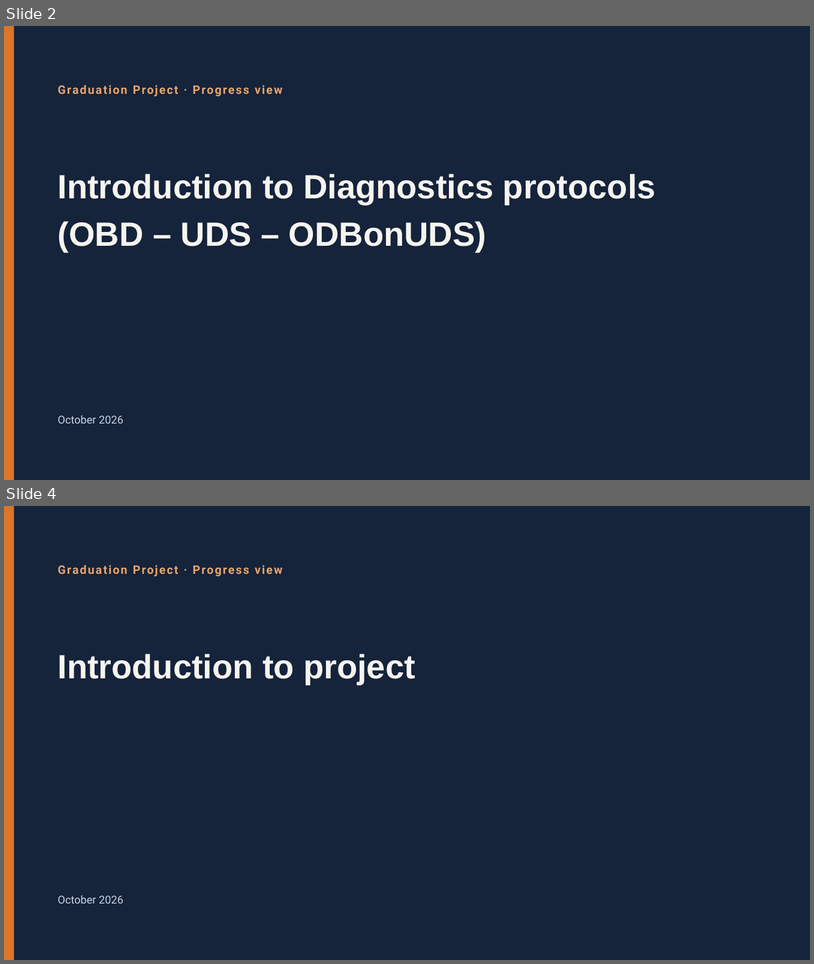
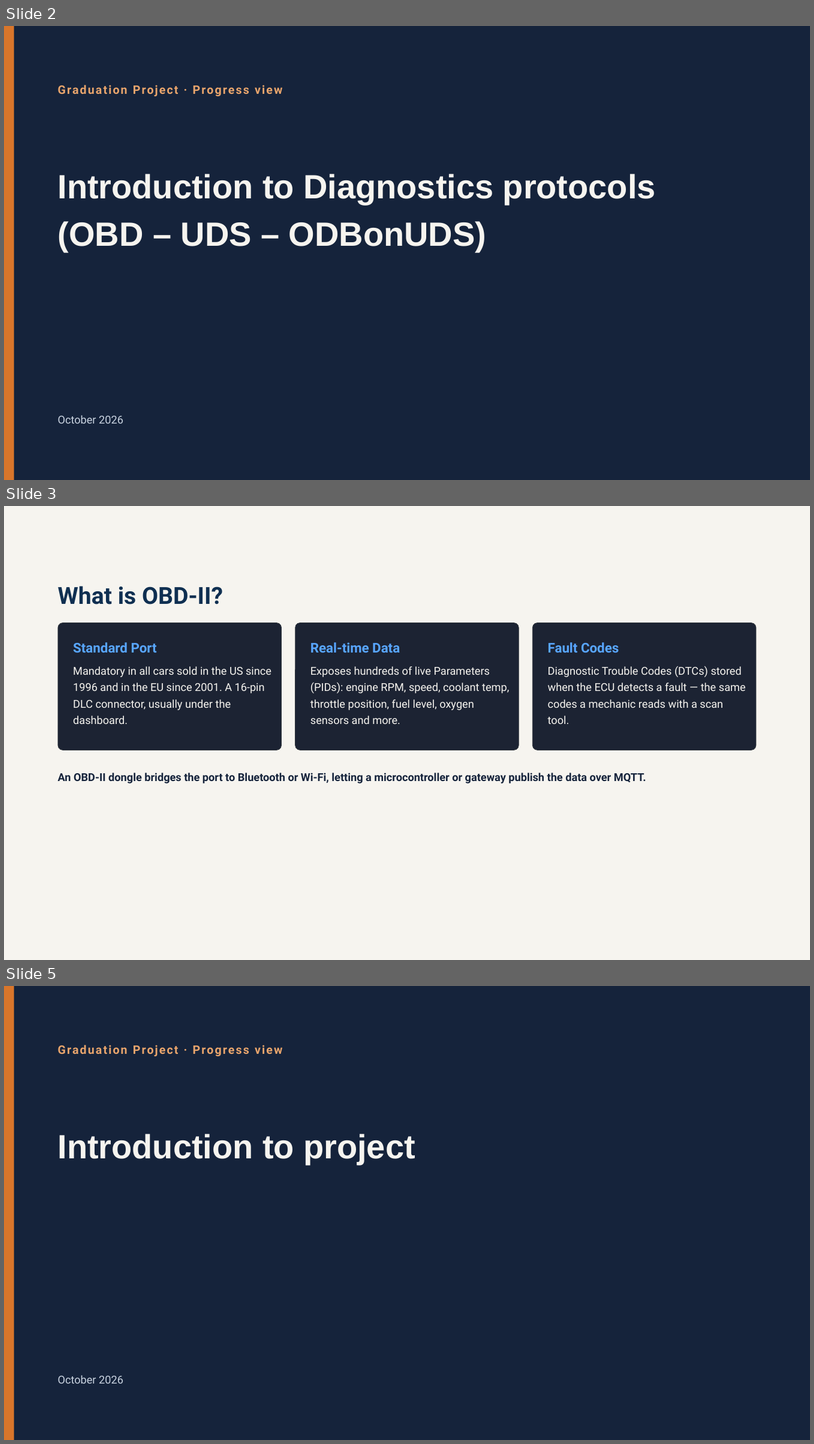
Before and after one commit to Osama-Gamil/Driver-Behaviour-PR, a slide deck: presentation/Driver_Safety_Project_organized.pptx. Shown one above the other, each under a label of ours: slides 2 and 4 before the commit, slides 2, 3 and 5 after it; the slides between them are not shown. The pictures are 814x964 and 814x1444 pixels, drawn with LibreOffice and Linux fonts; fonts in the diff are those of the drawing. Boxes give left, top, right and bottom in pixels: in the first picture for what was removed or moved away, otherwise in the second. Text is boxed around its words. In the diff, an @@ line names an element or a change of style, - is before the commit and + after.

```diff
--- a/presentation/Driver_Safety_Project_organized.pptx
+++ b/presentation/Driver_Safety_Project_organized.pptx
@@ slide 3 added at (4,506,810,960), background #F6F4EF @@
@@ title added at (58,586,223,604), 28 pt, text #102F51, bold @@
+What is OBD-II?
@@ rounded rectangle added at (58,623,282,750), fill #1C2333, outline #30363D 0.5 pt @@
@@ rounded rectangle added at (296,623,519,750), fill #1C2333, outline #30363D 0.5 pt @@
@@ rounded rectangle added at (533,623,756,750), fill #1C2333, outline #30363D 0.5 pt @@
@@ text added at (73,642,157,652), 16 pt, text #58A6FF, bold @@
+Standard Port
@@ text added at (311,642,400,652), 16 pt, text #58A6FF, bold @@
+Real-time Data
@@ text added at (548,642,619,653), 16 pt, text #58A6FF, bold @@
+Fault Codes
@@ text added at (73,666,272,724), 13 pt, text #F6F4EF @@
+Mandatory in all cars sold in the US since 1996 and in the EU since 2001. A 16-pin DLC connector, usually under the dashboard.
@@ text added at (311,666,509,724), 13 pt, text #F6F4EF @@
+Exposes hundreds of live Parameters (PIDs): engine RPM, speed, coolant temp, throttle position, fuel level, oxygen sensors and more.
@@ text added at (548,666,746,724), 13 pt, text #F6F4EF @@
+Diagnostic Trouble Codes (DTCs) stored when the ECU detects a fault — the same codes a mechanic reads with a scan tool.
@@ text added at (58,772,647,783), 13 pt, text #15233B, bold @@
+An OBD-II dongle bridges the port to Bluetooth or Wi-Fi, letting a microcontroller or gateway publish the data over MQTT.
@@ what was slide 4 is now slide 5 @@
```
Also in this commit, not shown: 1 slide changed, 3 other slides added, 2 slides removed.
